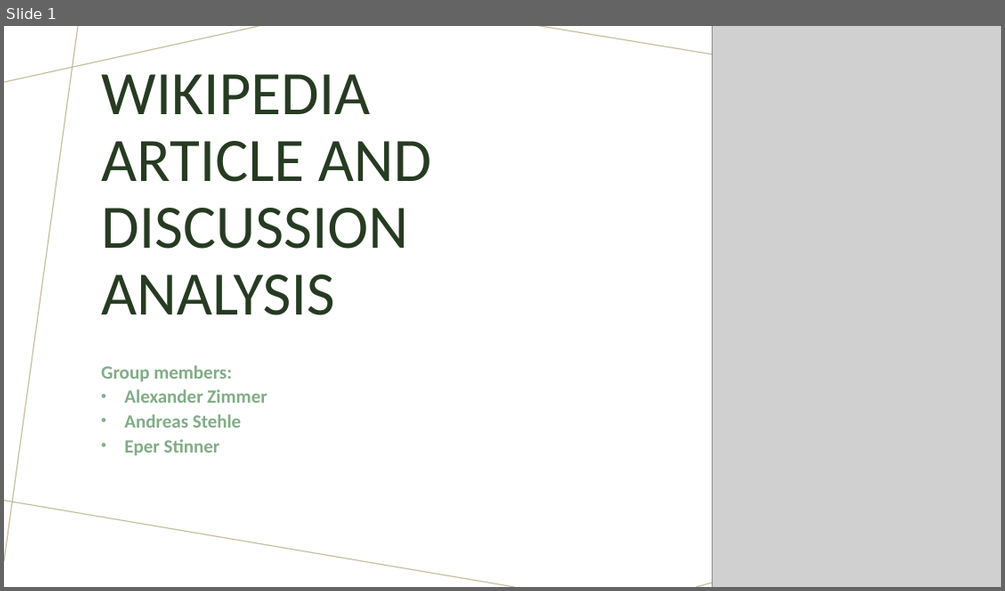
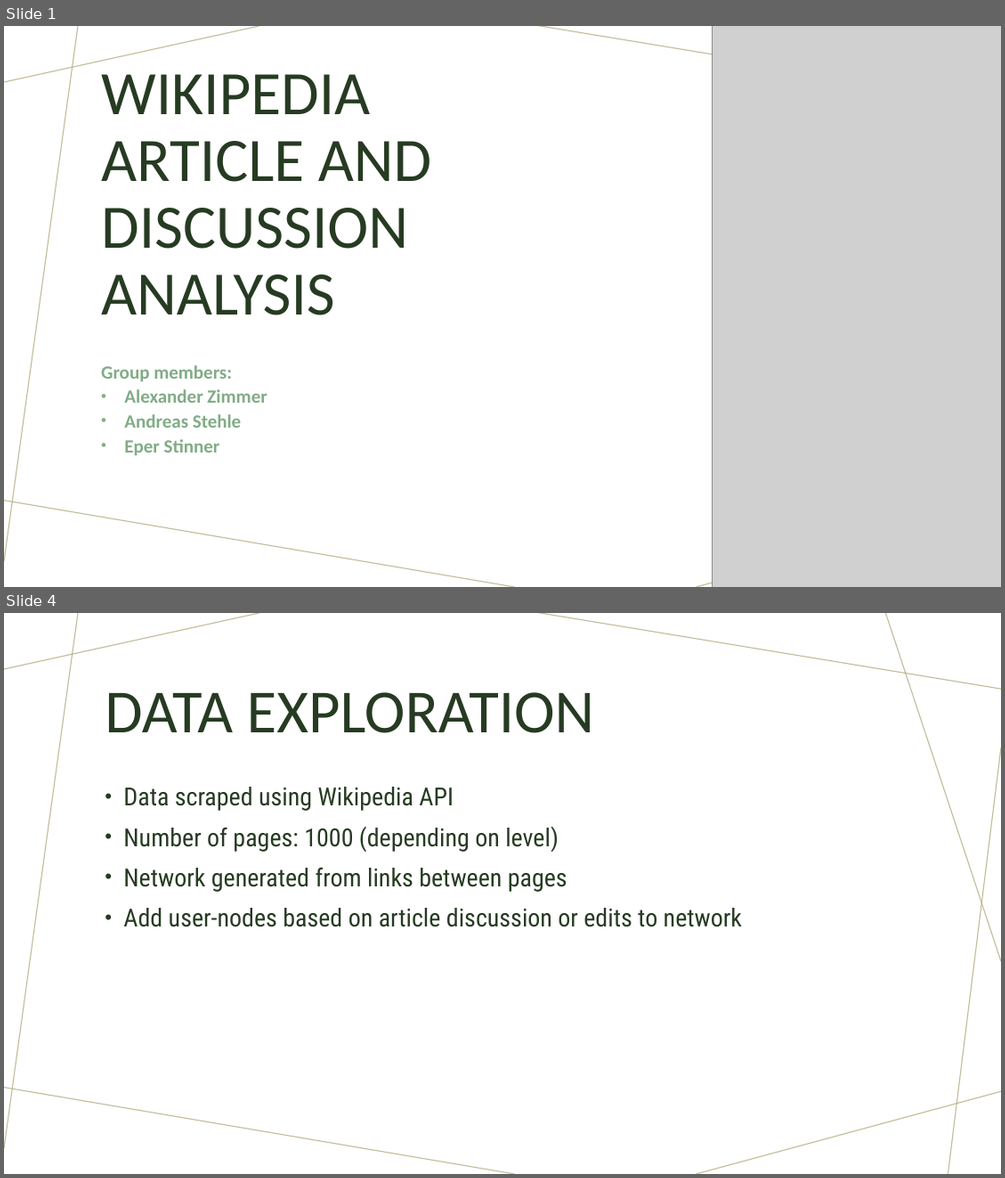
Before and after one commit to andste97/socialgraphs2023f-project, a slide deck: project/part1-video/video_slides.pptx. Shown one above the other, each under a label of ours: slide 1 before the commit, slides 1 and 4 after it; the slides between them are not shown. The pictures are 1005x591 and 1005x1178 pixels, drawn with LibreOffice and Linux fonts; fonts in the diff are those of the drawing; grey boxes stand for pictures. Boxes give left, top, right and bottom in pixels: in the first picture for what was removed or moved away, otherwise in the second. Text is boxed around its words. In the diff, an @@ line names an element or a change of style, - is before the commit and + after.

```diff
--- a/project/part1-video/video_slides.pptx
+++ b/project/part1-video/video_slides.pptx
@@ slide 4 added at (x1=4, y1=613, x2=1001, y2=1174), background #FFFFFF; not listed: 7 template elements that a slide beside it also shows @@
@@ title added at (x1=105, y1=692, x2=594, y2=733), 59 pt, text #263B22 @@
+DATA EXPLORATION
@@ text added at (x1=123, y1=787, x2=742, y2=927), 24 pt, text #263B22 @@
+• Data scraped using Wikipedia API
+• Number of pages: 1000 (depending on level)
+• Network generated from links between pages
+• Add user-nodes based on article discussion or edits to network
```
Also in this commit, not shown: 1 slide changed, 3 other slides added, 1 slide removed.
